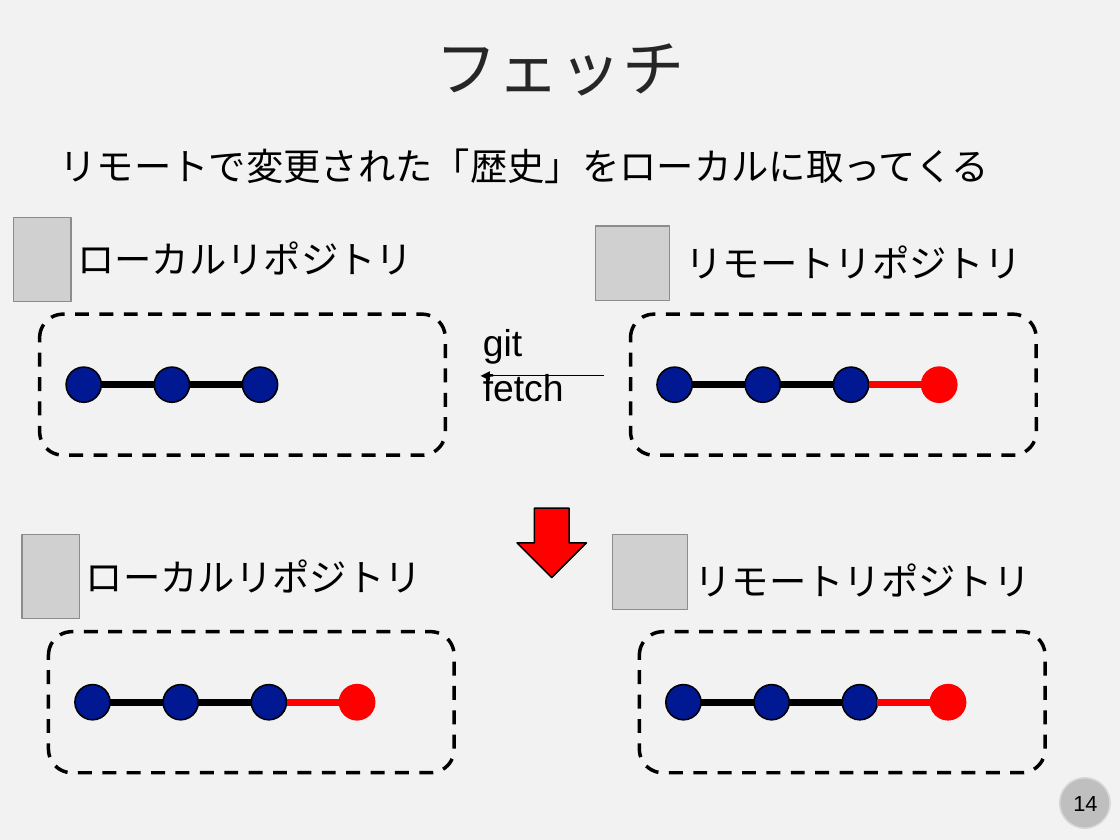
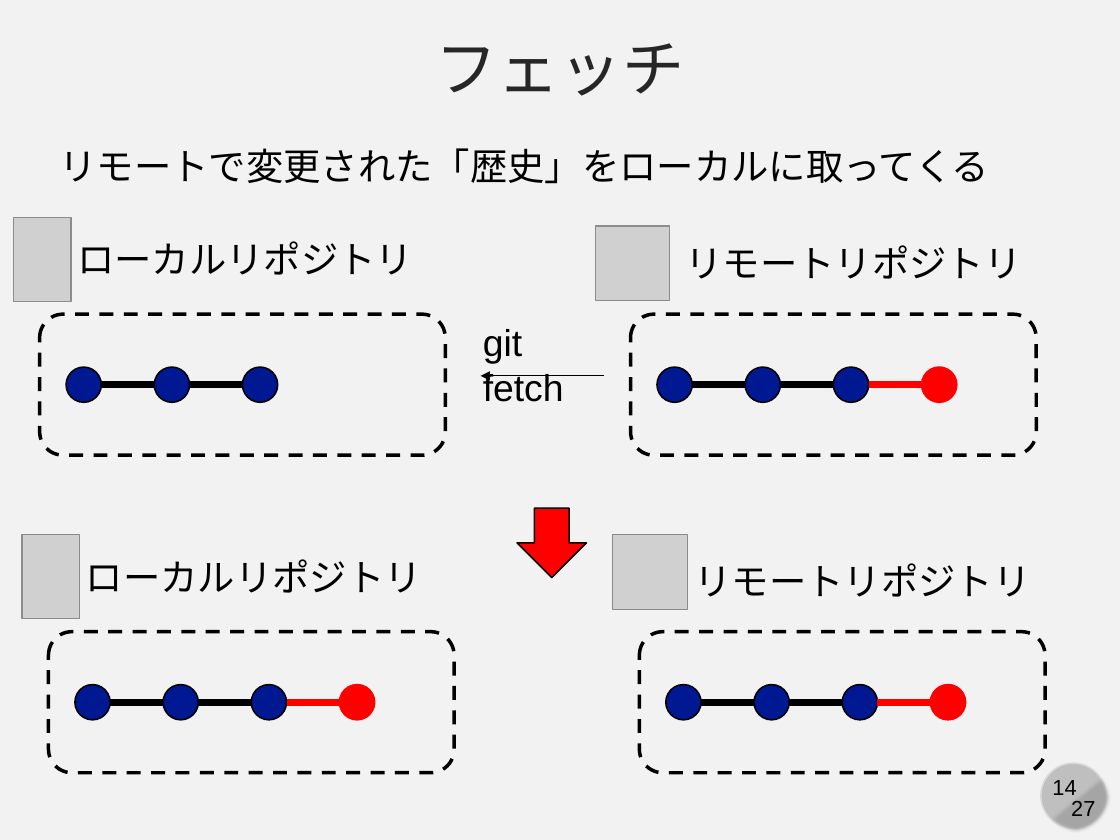
Before and after one commit to kaityo256/github, a slide deck: slide 14 of remote/fig/slide.pptx. Drawn at 1120x840 pixels with LibreOffice and Linux fonts; fonts in the diff are those of the drawing; grey boxes stand for pictures. Boxes give left, top, right and bottom in pixels: in the first picture for what was removed or moved away, otherwise in the second. Text is boxed around its words. In the diff, an @@ line names an element or a change of style, - is before the commit and + after.

```diff
--- a/remote/fig/slide.pptx
+++ b/remote/fig/slide.pptx
@@ page number: place and size @@
-page number at <box>1073,796,1097,811</box>
+page number at <box>1052,780,1076,795</box>
@@ ellipse: place and size @@
-ellipse at <box>1060,778,1110,829</box>
+ellipse at <box>1040,763,1105,828</box>
@@ chord (boxed as its full ellipse) added at <box>1041,762,1112,834</box>, fill #A6A6A6 @@
@@ text added at <box>1071,801,1095,816</box>, 14 pt, text #000000 @@
+27
```
Also in this commit, not shown: 26 other slides changed, 9 other files.
